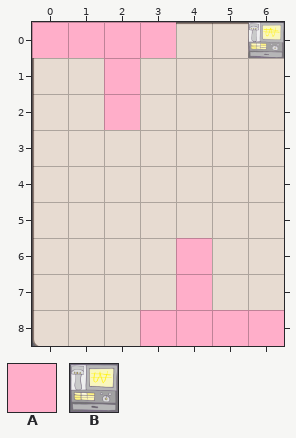
Tiled map -- HungryGame/proj.win32/map/23.tmx. The picture above is the old version.
Cells are 60x60 px. Shown: x 0..6, y 0..8.
Key: from "metaset1": A 0; from "wall": B 0.
_ is an empty cell, # one hidden under a higher layer.
Layers that did not change in this view are not listed.
Layer "Items" before, first column x 0:
0 AAAA___
1 __A____
2 __A____
3 _______
4 _______
5 _______
6 ____A__
7 ____A__
8 ___AAAA
After:
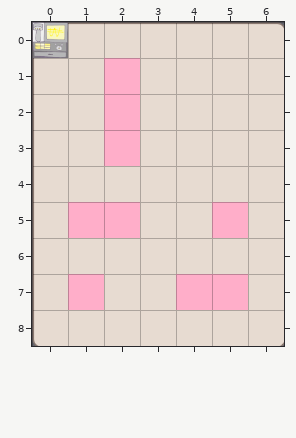
From old to new:
Layer "wall":
y 0: x 0..3 #### -> B___; x 6 B -> _
y 6: x 4 # -> _
y 8: x 3..6 #### -> ____
Layer "Items":
y 0: x 0..3 AAAA -> ____
y 3: x 2 _ -> A
y 5: x 1..2 __ -> AA; x 5 _ -> A
y 6: x 4 A -> _
y 7: x 1 _ -> A; x 5 _ -> A
y 8: x 3..6 AAAA -> ____
Changed places in both pictures, as pixel boxes (x1, y1, x2, y2):
changed: (32, 22, 176, 58)
removed: (248, 22, 284, 58)
added: (104, 130, 140, 166)
added: (68, 202, 140, 238)
changed: (140, 202, 284, 346)
added: (68, 274, 104, 310)
